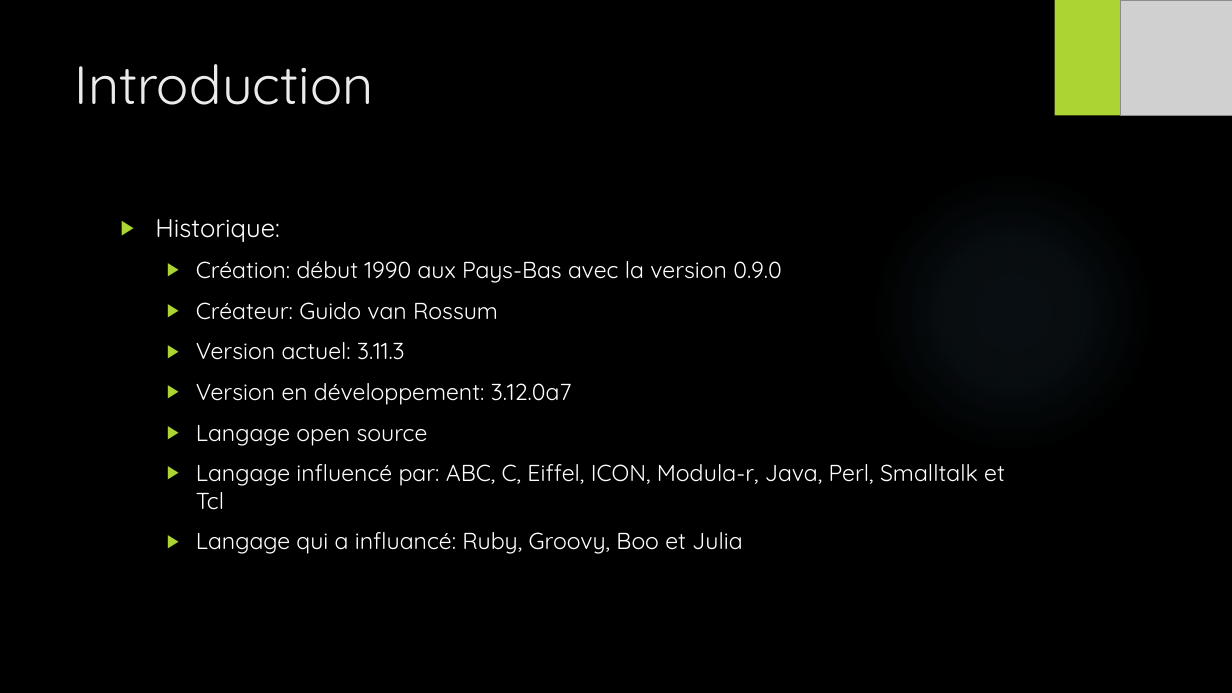
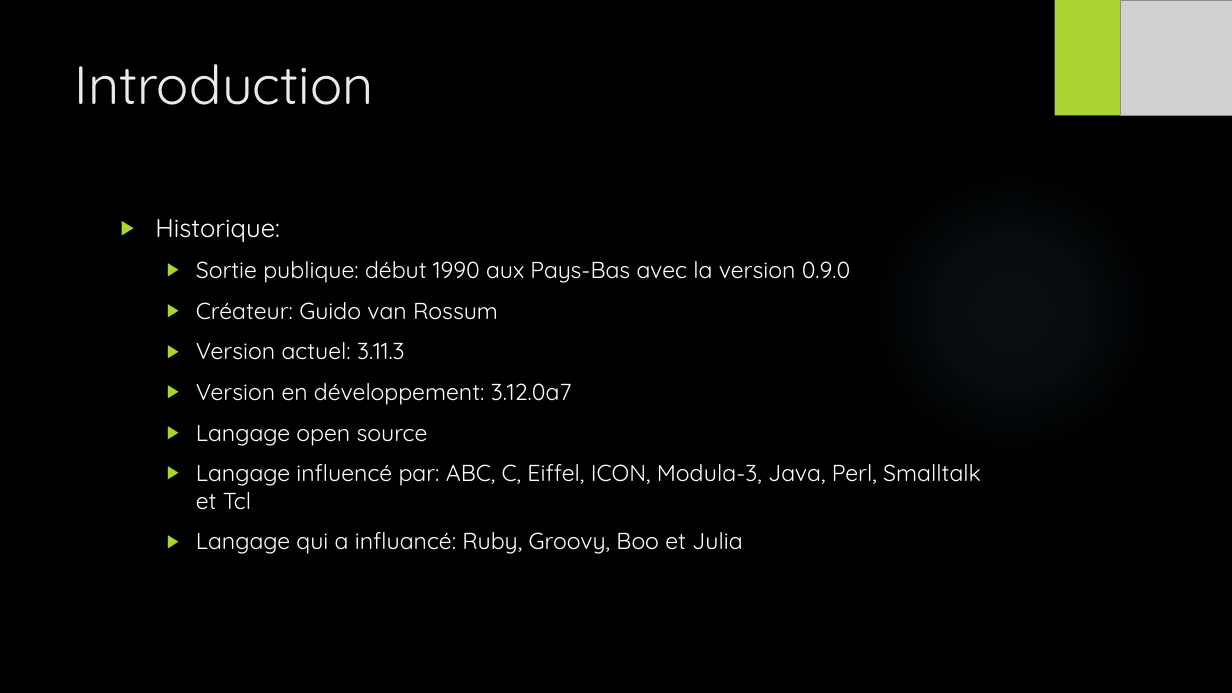
Before and after one commit to At0micTurtle/App_Bourse, a slide deck: slide 2 of Présentation Python.pptx. Drawn at 1232x693 pixels with LibreOffice and Linux fonts; fonts in the diff are those of the drawing; grey boxes stand for pictures; background and template pictures are left out. Boxes give left, top, right and bottom in pixels: in the first picture for what was removed or moved away, otherwise in the second. Text is boxed around its words. In the diff, an @@ line names an element or a change of style, - is before the commit and + after.

```diff
--- a/Présentation Python.pptx
+++ b/Présentation Python.pptx
@@ text at box(196, 261, 851, 283): text changed @@
-  ▶ Création: début 1990 aux Pays-Bas avec la version 0.9.0
+  ▶ Sortie publique: début 1990 aux Pays-Bas avec la version 0.9.0
@@ text at box(196, 464, 981, 510): text changed @@
-  ▶ Langage influencé par: ABC, C, Eiffel, ICON, Modula-r, Java, Perl, Smalltalk et Tcl
+  ▶ Langage influencé par: ABC, C, Eiffel, ICON, Modula-3, Java, Perl, Smalltalk et Tcl
```
Also in this commit, not shown: 1 other slide changed, 10 other files.
